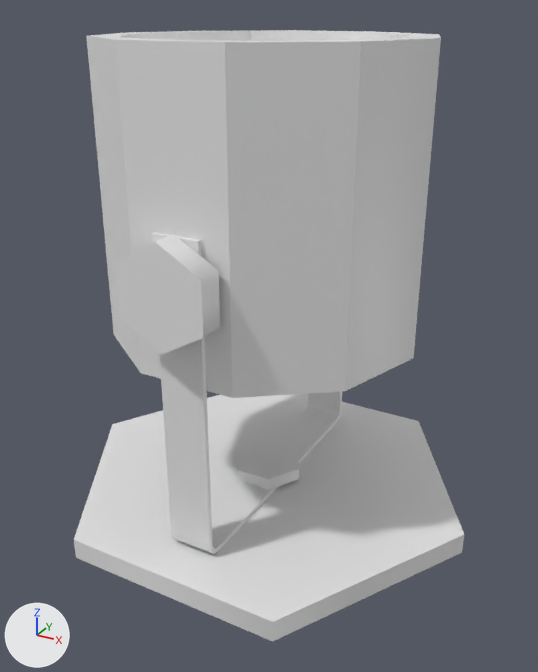
Renders of the FBX model TokyoGame/Assets/Resources/Fbx/Light/LineLightSource.FBX from each side of a commit.
Both versions are drawn from a camera (50 mm lens) standing at (0.768, -1.39, 1.123) and looking at (0.022, -0.034, 0.445). The lights are fixed; the arrows at lower left show +X, +Y and +Z. Where no turn or scale is listed for an object, it has been applied to the vertices.

Objects in the first picture: 'Bar', 'Base', 'Light', 'Volt1', 'Volt2'.
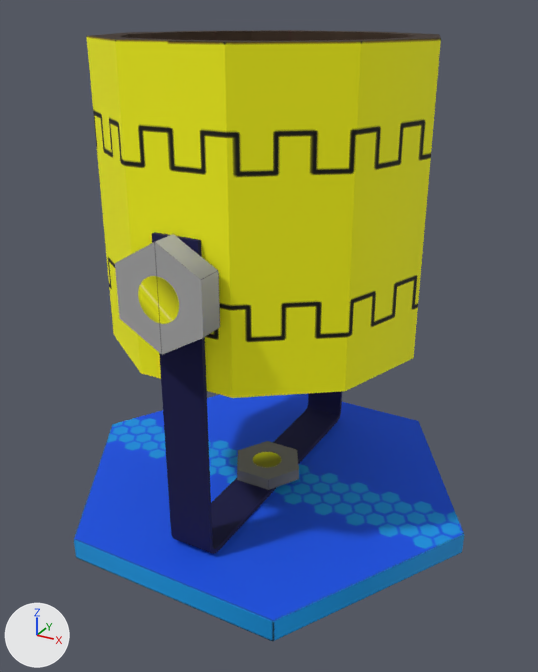
What the commit changed:
Picture 'LineLightSource.png' (img_linelightsource_png) is new.
Material 'LineLightSource_Texture' (mat_linelightsource_texture) is new.
Its texture is img_linelightsource_png (with its transparency).
Its roughness is 0.859.
me_mesh has 61 vertices, 64 faces and spans x -0.35..0.35, y -0.333..0.333, z -0.2..0.425.
me_mesh is used by ob_light; location (0.0, 0.0, 0.65).
me_mesh part 1: texture (UV) coordinates of 64 of 64 faces, centred in x -0.317..0.317, y -0.333..0.333, z -0.2..0.425, changed; they spanned u 0.02..1.05, v 0.0..1.0 and now span u 0.07..0.88, v 0.45..0.99.
me_mesh now uses material mat_linelightsource_texture (picture img_linelightsource_png).
me_mesh_005 has 56 vertices, 51 faces and spans x -0.05..0.05, y -0.01..0.676, z 0.0..0.7.
me_mesh_005 now uses material mat_linelightsource_texture (picture img_linelightsource_png).
me_mesh_002 has 12 vertices, 10 faces and spans x -0.093..0.093, y -0.055..0.0, z -0.107..0.107.
me_mesh_002 now uses material mat_linelightsource_texture (picture img_linelightsource_png).
me_mesh_004 has 12 vertices, 8 faces and spans x -0.5..0.5, y -0.433..0.433, z 0.0..0.05.
me_mesh_004 is used by ob_base; location (0.0, 0.0, 0.0).
me_mesh_004 part 2: texture (UV) coordinates of 8 of 8 faces, centred in x -0.375..0.375, y -0.433..0.433, z 0.025..0.05, changed; they spanned u 0.07..1.08, v 0.0..1.0 and now span u 0.27..0.61, v 0.38..0.67.
me_mesh_004 now uses material mat_linelightsource_texture (picture img_linelightsource_png).
me_mesh_006 has 12 vertices, 8 faces and spans x -0.087..0.087, y -0.075..0.075, z 0.0..0.03.
me_mesh_006 is used by ob_volt1; location (0.0, 0.0, 0.06).
me_mesh_006 part 3: texture (UV) coordinates of 8 of 8 faces, centred in x -0.065..0.065, y -0.075..0.075, z 0.015..0.03, changed; they spanned u 0.07..1.08, v 0.0..1.0 and now span u 0.35..0.68, v 0.0..0.31.
me_mesh_006 now uses material mat_linelightsource_texture (picture img_linelightsource_png).

Changed parts and their boxes (x1, y1, x2, y2) in the pictures (538 x 672 px):
'Light', recoloured, surface changed (grey to yellow): (86, 30, 441, 398) in both
'Base', recoloured, surface changed (white to blue): (74, 394, 464, 641) in both
'Bar', recoloured (grey to blue): (152, 232, 342, 554) in both
'Volt2', recoloured: (115, 234, 220, 355) in both
'Volt1', recoloured, surface changed: (237, 441, 299, 490) in both
